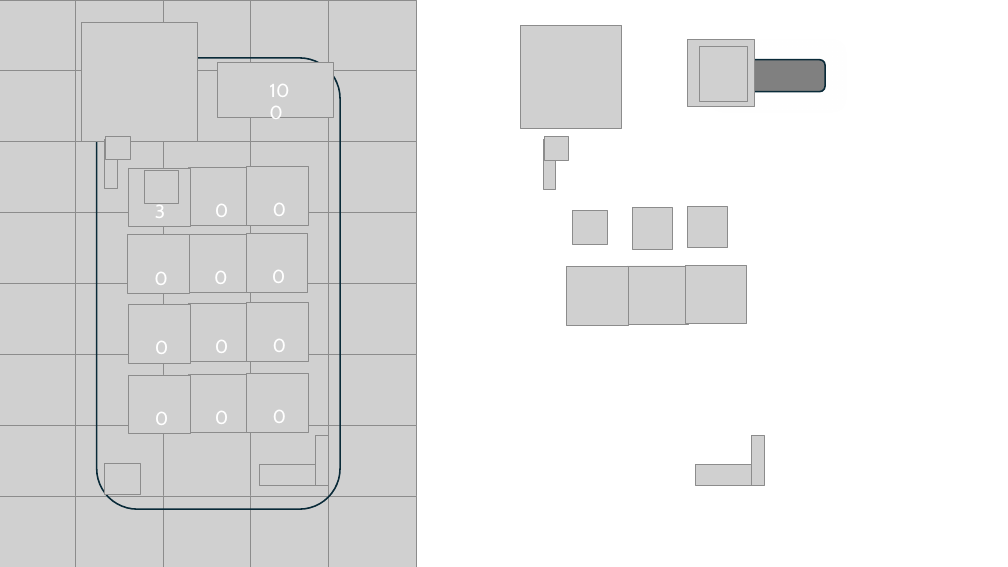
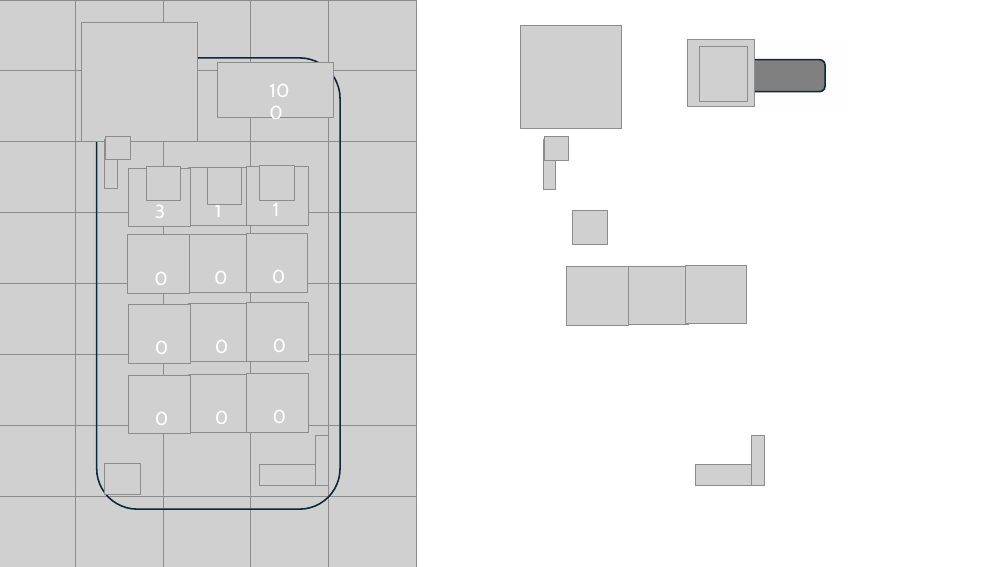
Before and after one commit to Ray16/flower_hunt, a slide deck: slide 1 of assets/sprites/farm_land_design.pptx. Drawn at 1008x567 pixels with LibreOffice and Linux fonts; fonts in the diff are those of the drawing; grey boxes stand for pictures. Boxes give left, top, right and bottom in pixels: in the first picture for what was removed or moved away, otherwise in the second. Text is boxed around its words. In the diff, an @@ line names an element or a change of style, - is before the commit and + after.

```diff
--- a/assets/sprites/farm_land_design.pptx
+++ b/assets/sprites/farm_land_design.pptx
@@ picture: place and size @@
-picture at [144, 170, 178, 204]
+picture at [146, 166, 180, 200]
@@ picture: place and size @@
-picture at [633, 207, 672, 250]
+picture at [207, 168, 242, 205]
@@ picture: place and size @@
-picture at [687, 206, 727, 247]
+picture at [260, 166, 294, 200]
@@ text at [215, 204, 222, 217]: text changed @@
-0
+1
@@ text at [273, 200, 280, 216]: text changed @@
-0
+1
```
Also in this commit, not shown: 1 slide added, 1 slide removed, 10 other files.
